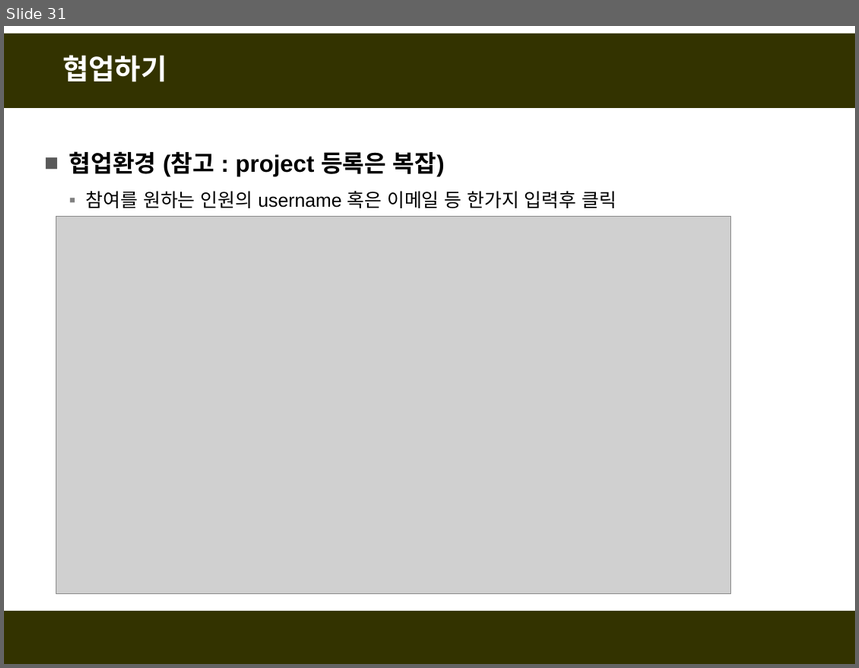
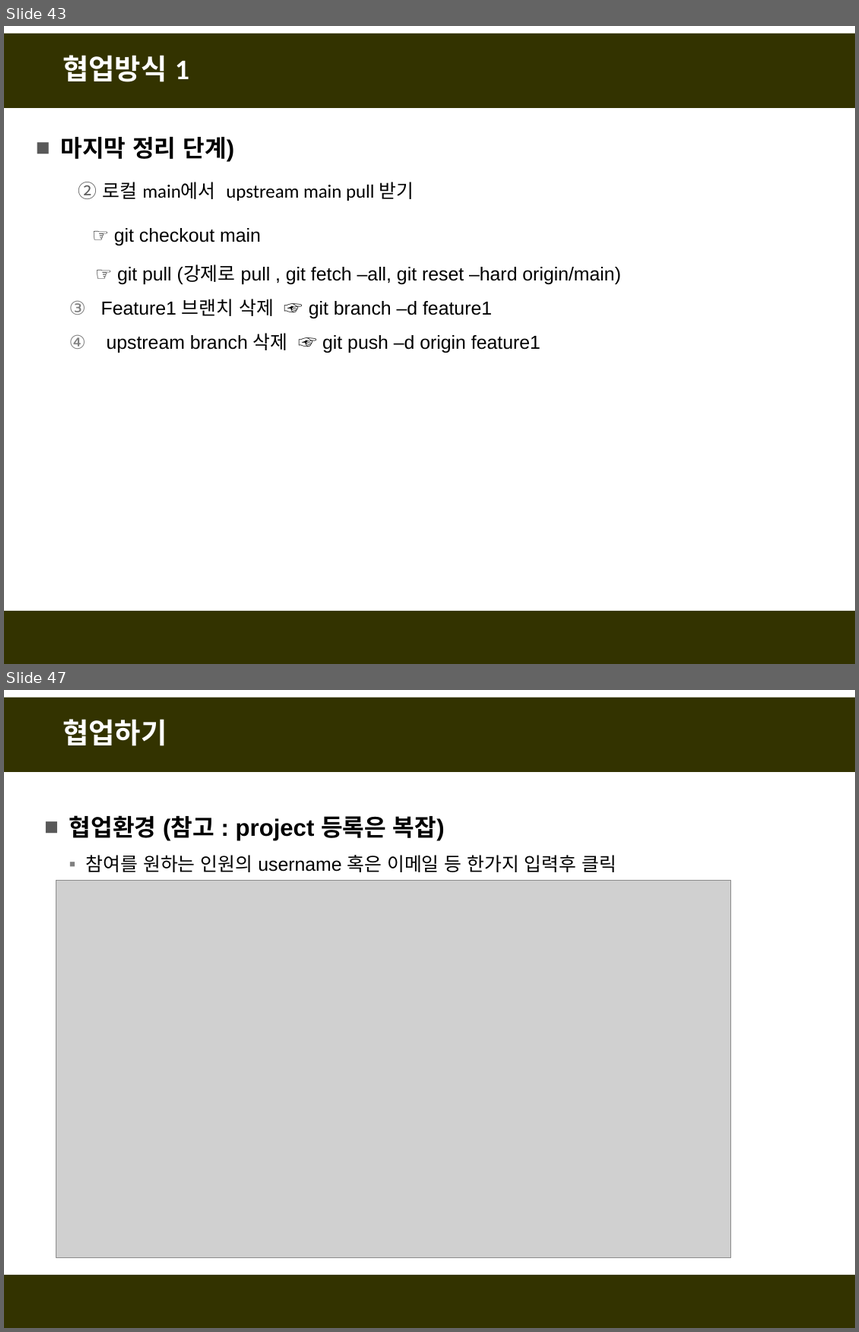
Before and after one commit to fasthill/github-lecture, a slide deck: git및github첫걸음4-협업하기.pptx. Shown one above the other, each under a label of ours: slide 31 before the commit, slides 43 and 47 after it; the slides between them are not shown. The pictures are 859x668 and 859x1332 pixels, drawn with LibreOffice and Linux fonts; fonts in the diff are those of the drawing; grey boxes stand for pictures. Boxes give left, top, right and bottom in pixels: in the first picture for what was removed or moved away, otherwise in the second. Text is boxed around its words. In the diff, an @@ line names an element or a change of style, - is before the commit and + after.

```diff
--- a/git및github첫걸음4-협업하기.pptx
+++ b/git및github첫걸음4-협업하기.pptx
@@ slide 43 added at (4, 26, 855, 664), background #FFFFFF; not listed: 2 template elements that a slide beside it also shows @@
@@ title added at (63, 55, 189, 82), 24 pt, text #FFFFFF, bold @@
+협업방식 1
@@ text added at (61, 137, 621, 353), 16 pt, text #000000 @@
+■ 마지막 정리 단계)
+  2. 로컬 main에서 upstream main pull 받기
+  ☞ git checkout main
+  ☞ git pull (강제로 pull , git fetch –all, git reset –hard origin/main)
+  3. Feature1 브랜치 삭제 ☞ git branch –d feature1
+  4. upstream branch 삭제 ☞ git push –d origin feature1
@@ what was slide 31 is now slide 47 @@
```
Also in this commit, not shown: 15 other slides added.
